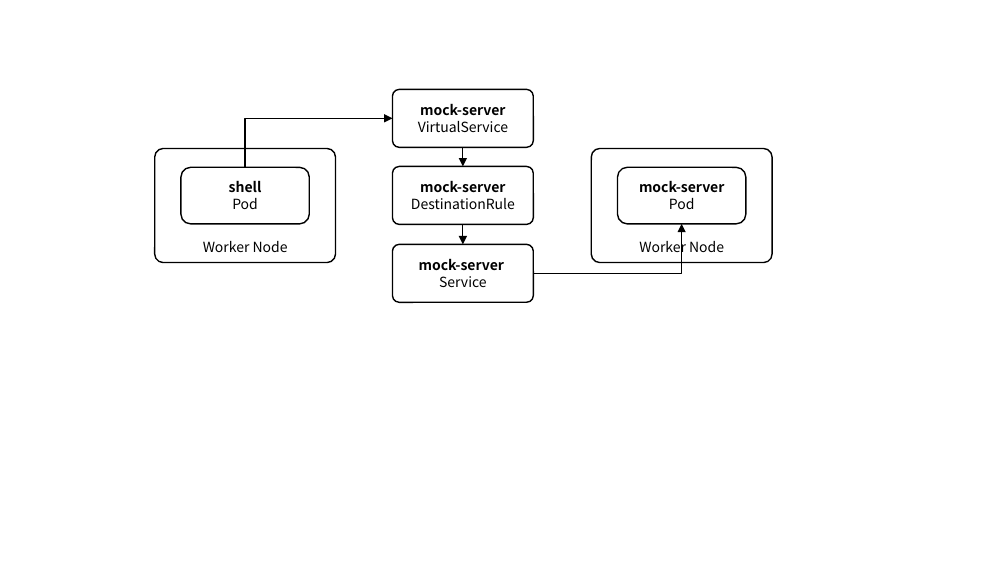
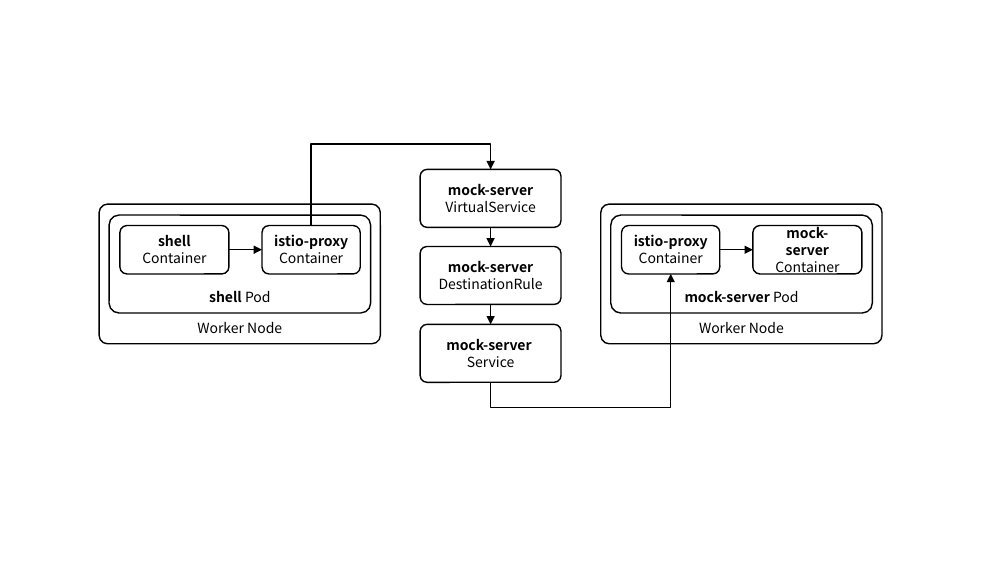
Before and after one commit to ssup2/blog-software, a slide deck: slide 1 of content/docs/theory-analysis/istio-sidecar-proxy-access-log/images/images.pptx (slide 3 before the commit). Drawn at 1008x567 pixels with LibreOffice and Linux fonts; fonts in the diff are those of the drawing. Boxes give left, top, right and bottom in pixels: in the first picture for what was removed or moved away, otherwise in the second. Text is boxed around its words. In the diff, an @@ line names an element or a change of style, - is before the commit and + after.

```diff
--- a/content/docs/theory-analysis/istio-sidecar-proxy-access-log/images/images.pptx
+++ b/content/docs/theory-analysis/istio-sidecar-proxy-access-log/images/images.pptx
@@ elbow arrow moved from (245, 167) - (392, 118) to (311, 226) - (491, 169) @@
@@ rounded rectangle "Worker Node" resized from (x1=155, y1=148, x2=336, y2=262) to (x1=99, y1=205, x2=380, y2=345) @@
@@ rounded rectangle "Worker Node" at (x1=99, y1=205, x2=380, y2=345): proportions changed @@
@@ rounded rectangle "Worker Node" at (x1=601, y1=205, x2=882, y2=345): proportions changed @@
@@ rounded rectangle "Worker Node" resized from (x1=592, y1=148, x2=772, y2=262) to (x1=601, y1=205, x2=882, y2=345) @@
@@ rounded rectangle "shell Pod" resized from (x1=180, y1=167, x2=308, y2=224) to (x1=109, y1=215, x2=370, y2=312) @@
@@ rounded rectangle "shell Pod" at (x1=109, y1=215, x2=370, y2=312): vertical alignment middle to bottom; proportions changed @@
@@ rounded rectangle added at (x1=120, y1=226, x2=229, y2=274), fill #FFFFFF, outline #000000 1 pt, 10 pt, text #000000 @@
+shell
+Container
@@ rounded rectangle added at (x1=262, y1=226, x2=360, y2=274), fill #FFFFFF, outline #000000 1 pt, 10 pt, text #000000, bold @@
+istio-proxy
+Container
@@ rounded rectangle "mock-server Pod" at (x1=611, y1=215, x2=872, y2=312): vertical alignment middle to bottom; proportions changed @@
@@ rounded rectangle "mock-server Pod" resized from (x1=618, y1=167, x2=746, y2=224) to (x1=611, y1=215, x2=872, y2=312) @@
@@ rounded rectangle added at (x1=622, y1=226, x2=720, y2=274), fill #FFFFFF, outline #000000 1 pt, 10 pt, text #000000, bold @@
+istio-proxy
+Container
@@ rounded rectangle added at (x1=753, y1=226, x2=862, y2=274), fill #FFFFFF, outline #000000 1 pt, 10 pt, text #000000, bold @@
+mock-server
+Container
@@ arrow added from (229, 250) to (262, 250), #000000 0.75 pt @@
@@ arrow added from (720, 250) to (753, 250), #000000 0.75 pt @@
@@ text in rounded rectangle at (x1=209, y1=290, x2=271, y2=303): text changed @@
-shell
-Pod
+shell Pod
@@ elbow arrow moved from (533, 273) - (681, 224) to (491, 382) - (670, 274) @@
@@ text in rounded rectangle at (x1=685, y1=290, x2=799, y2=302): text changed @@
-mock-server
-Pod
+mock-server Pod
@@ 3 rounded rectangles, 2 arrows moved together from (x1=392, y1=90, x2=533, y2=302) to (x1=420, y1=169, x2=561, y2=383) @@
```
Also in this commit, not shown: 1 slide added, 2 other files.
